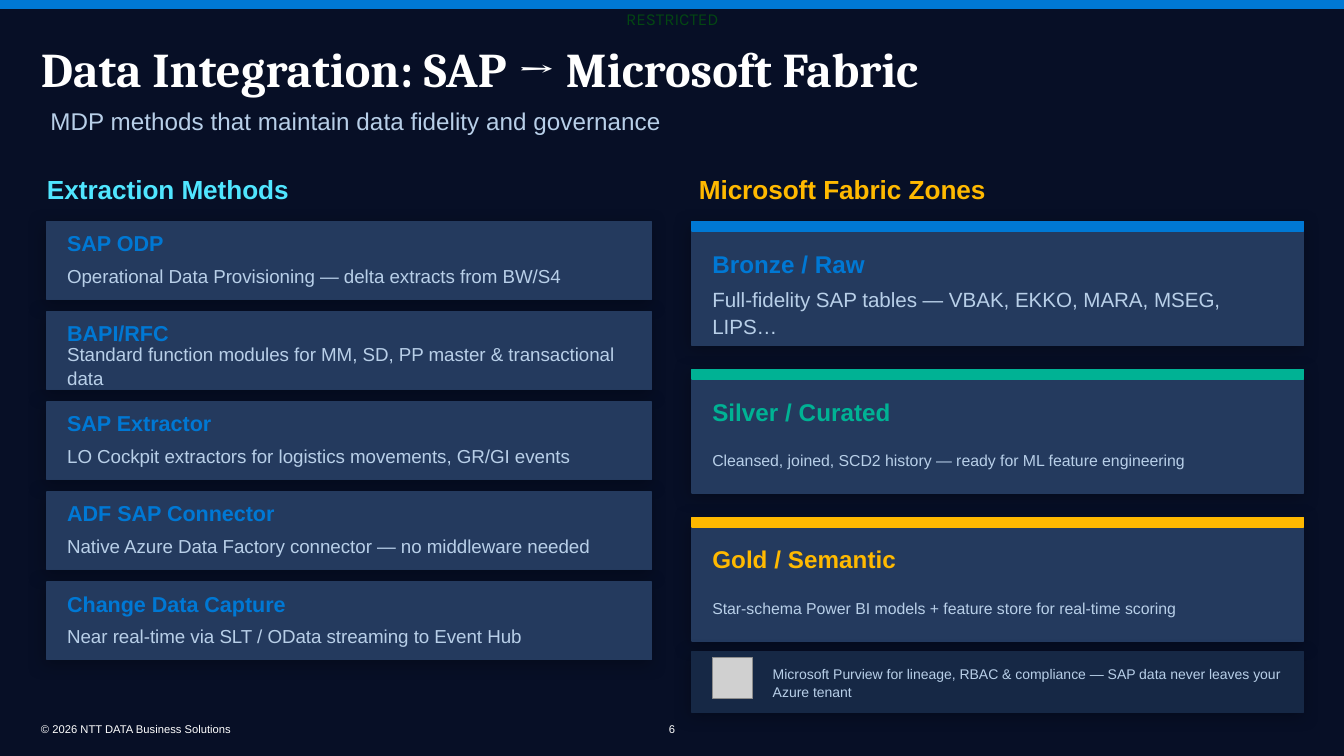
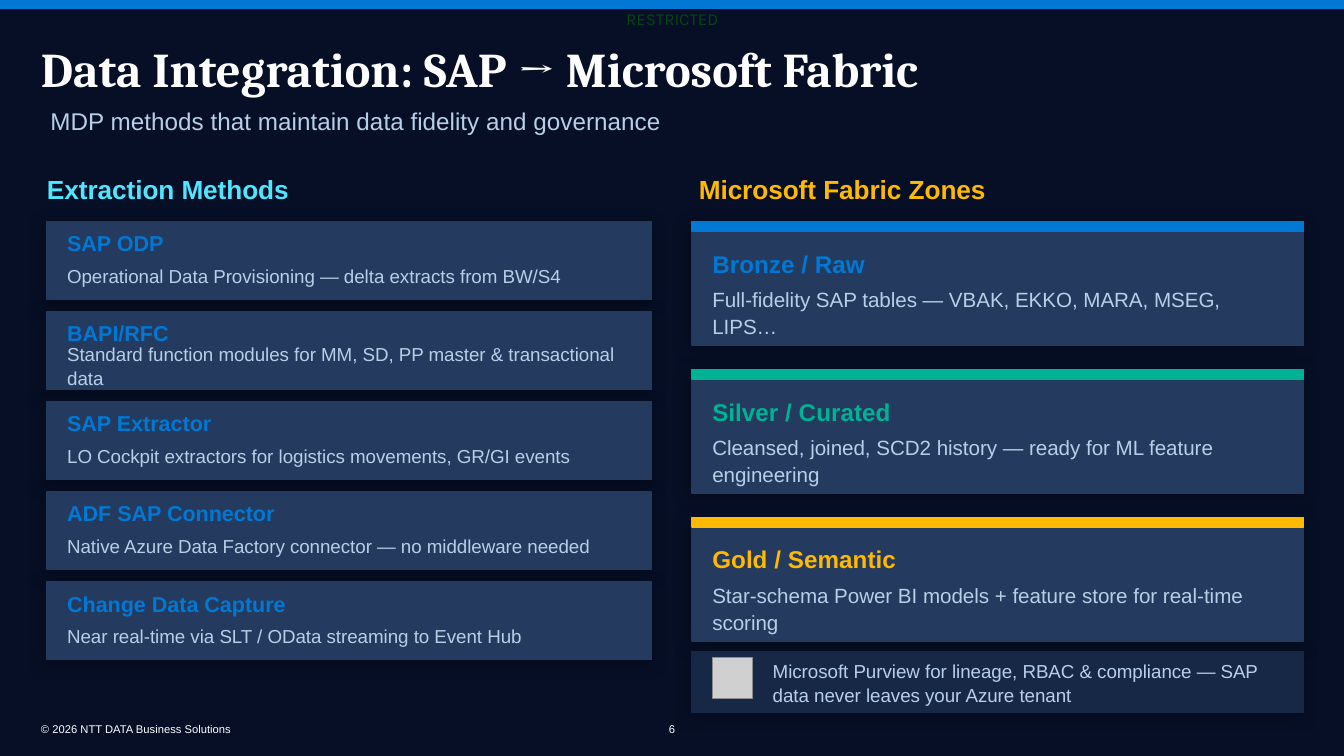
Before and after one commit to bhartiya75/ntt, a slide deck: slide 6 of backend/generated_ppts/NDBS_SAP_Supply_Chain_AI_v2.0.pptx. Drawn at 1344x756 pixels with LibreOffice and Linux fonts; fonts in the diff are those of the drawing; grey boxes stand for pictures; background and template pictures are left out. Boxes give left, top, right and bottom in pixels: in the first picture for what was removed or moved away, otherwise in the second. Text is boxed around its words. In the diff, an @@ line names an element or a change of style, - is before the commit and + after.

```diff
--- a/backend/generated_ppts/NDBS_SAP_Supply_Chain_AI_v2.0.pptx
+++ b/backend/generated_ppts/NDBS_SAP_Supply_Chain_AI_v2.0.pptx
@@ text "Cleansed, joined, SCD2 history — ..." at [712,440,1213,486]: size 11.3 to 14.7 pt @@
@@ text "Star-schema Power BI models + ..." at [712,588,1243,634]: size 11.3 to 14.7 pt @@
@@ text "Microsoft Purview for lineage, RBAC ..." at [773,664,1258,706]: size 10 to 13.3 pt @@
```
Also in this commit, not shown: 12 other slides changed, 1 other file.
